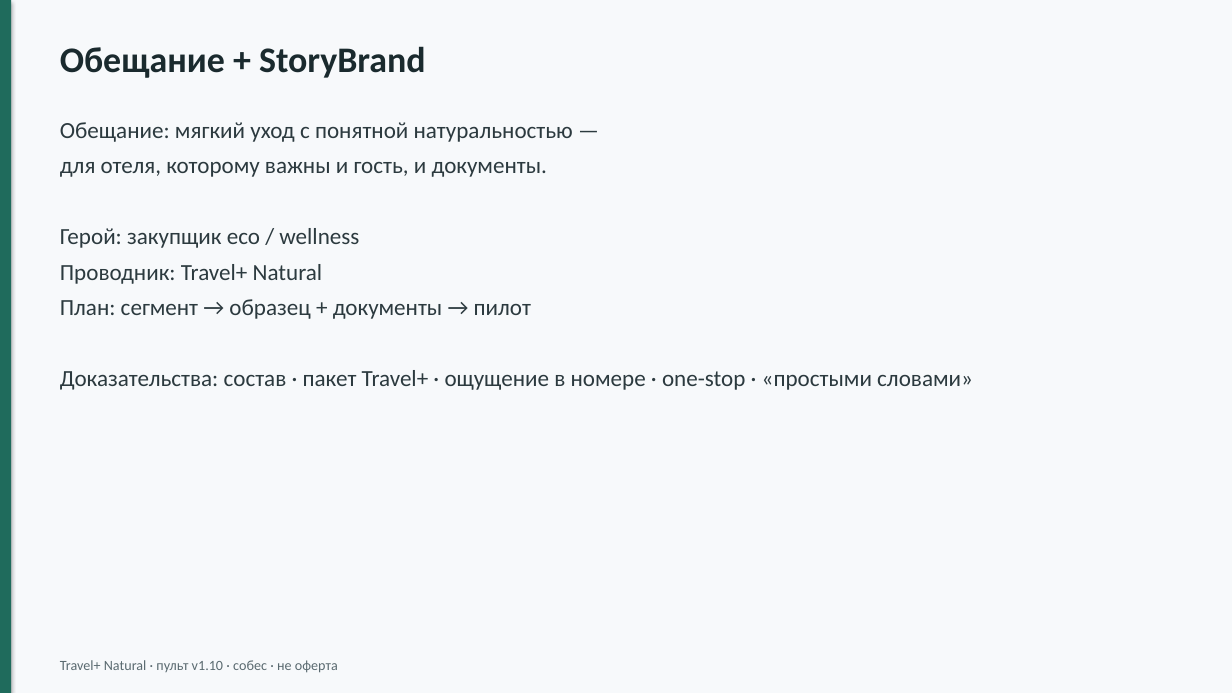
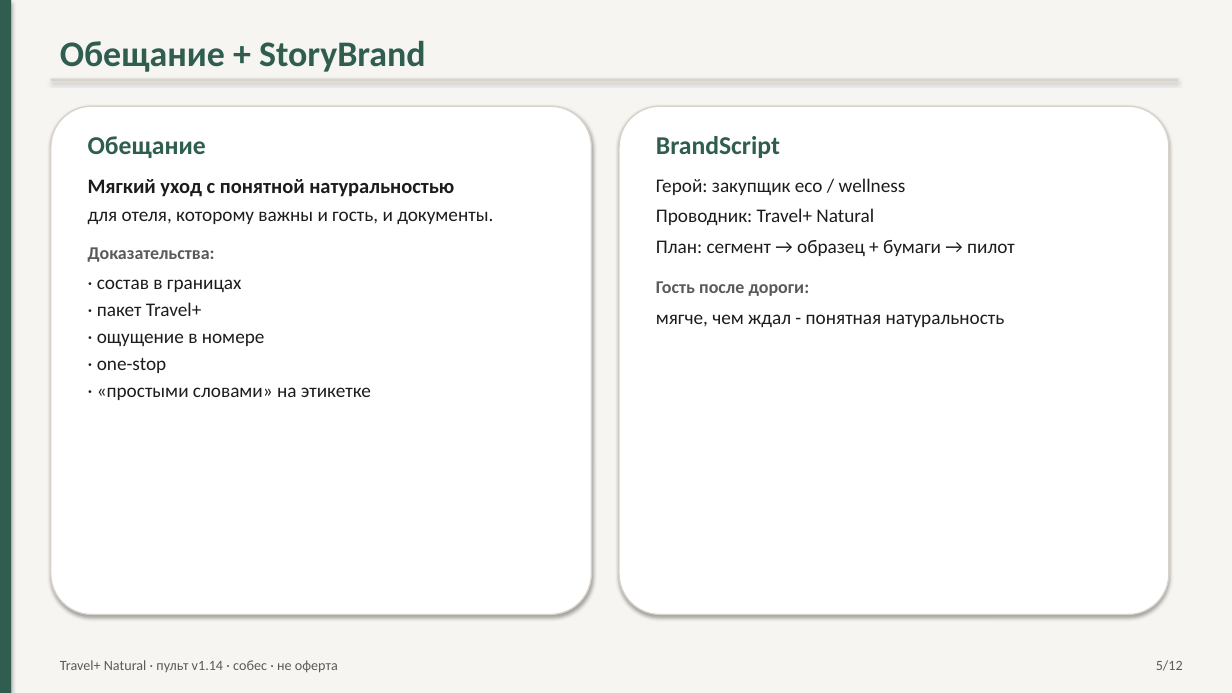
Before and after one commit to pagasbot-coder/Banya-Digital, a slide deck: slide 5 of knowledge-base/presentation-travelplus-interview.pptx. Drawn at 1232x693 pixels with LibreOffice and Linux fonts; fonts in the diff are those of the drawing. Boxes give left, top, right and bottom in pixels: in the first picture for what was removed or moved away, otherwise in the second. Text is boxed around its words. In the diff, an @@ line names an element or a change of style, - is before the commit and + after.

```diff
--- a/knowledge-base/presentation-travelplus-interview.pptx
+++ b/knowledge-base/presentation-travelplus-interview.pptx
@@ rectangle at (x1=0, y1=0, x2=1232, y2=693): fill #F7F9FB to #F7F5F2 @@
@@ rectangle at (x1=0, y1=0, x2=11, y2=693): fill #1F6B5C to #2F5D50 @@
@@ text "Обещание + StoryBrand" at (x1=60, y1=40, x2=426, y2=72): text colour #1A2A2E to #2F5D50 @@
@@ rectangle added at (x1=51, y1=79, x2=1178, y2=81), fill #D8D2C8 @@
@@ rounded rectangle added at (x1=51, y1=106, x2=592, y2=615), fill #FFFFFF, outline #D8D2C8 1 pt @@
@@ rounded rectangle added at (x1=619, y1=106, x2=1169, y2=615), fill #FFFFFF, outline #D8D2C8 1 pt @@
@@ text "Обещание" moved from (x1=60, y1=122, x2=973, y2=390) to (x1=88, y1=136, x2=493, y2=400) @@
@@ text at (x1=88, y1=136, x2=454, y2=197): text changed; size 18 to 16 pt; text colour #2C3A3F to #1C1C1C; bold on @@
-Обещание: мягкий уход с понятной натуральностью —
+Обещание
+Мягкий уход с понятной натуральностью
@@ text added at (x1=656, y1=136, x2=1015, y2=327), 15 pt, text #1C1C1C @@
+BrandScript
+Герой: закупщик eco / wellness
+Проводник: Travel+ Natural
+План: сегмент → образец + бумаги → пилот
+Гость после дороги:
+мягче, чем ждал - понятная натуральность
@@ text at (x1=88, y1=211, x2=493, y2=224): size 18 to 15 pt, text colour #2C3A3F to #1C1C1C in "для отеля, которому важны и гость, и ..."; more space between paragraphs @@
@@ text at (x1=88, y1=247, x2=371, y2=400): text changed; size 18 to 15 pt; text colour #2C3A3F to #1C1C1C @@
-Герой: закупщик eco / wellness
-Проводник: Travel+ Natural
-План: сегмент → образец + документы → пилот
-Доказательства: состав · пакет Travel+ · ощущение в номере · one-stop · «простыми словами»
+Доказательства:
+· состав в границах
+· пакет Travel+
+· ощущение в номере
+· one-stop
+· «простыми словами» на этикетке
@@ text at (x1=60, y1=660, x2=338, y2=673): text changed; text colour #5A6A70 to #5A5A5A @@
-Travel+ Natural · пульт v1.10 · собес · не оферта
+Travel+ Natural · пульт v1.14 · собес · не оферта
@@ text added at (x1=1156, y1=660, x2=1183, y2=671), 11 pt, text #5A5A5A @@
+5/12
```
Also in this commit, not shown: 10 other slides changed, 1 slide added, 12 other files.
